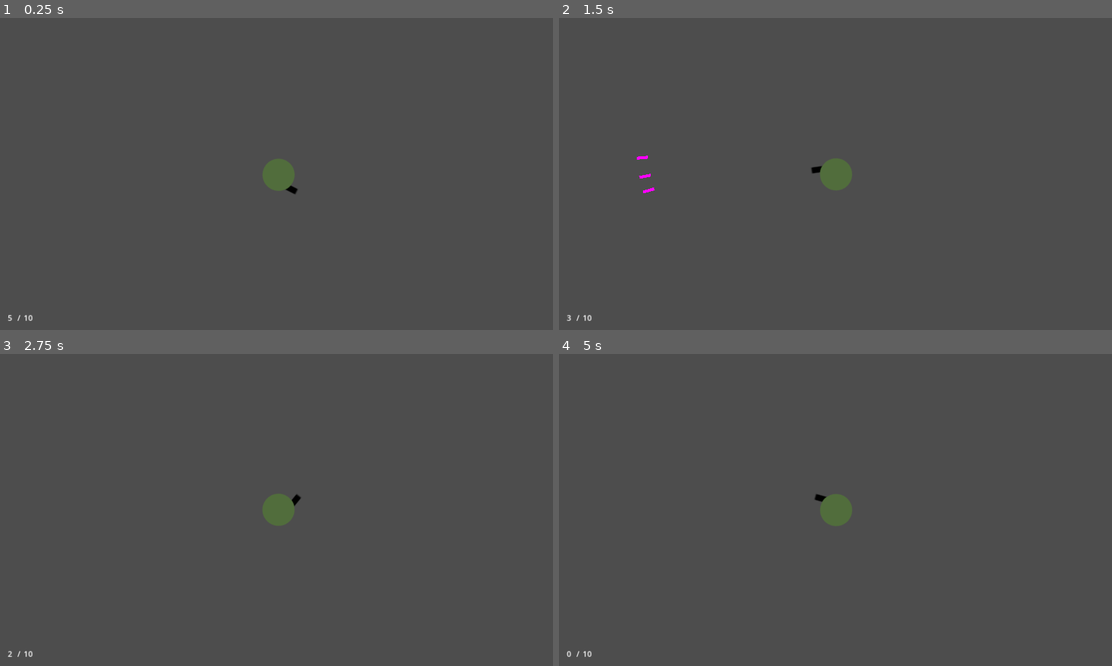
Above: before the commit, frames 1-4 (two rows, left to right).
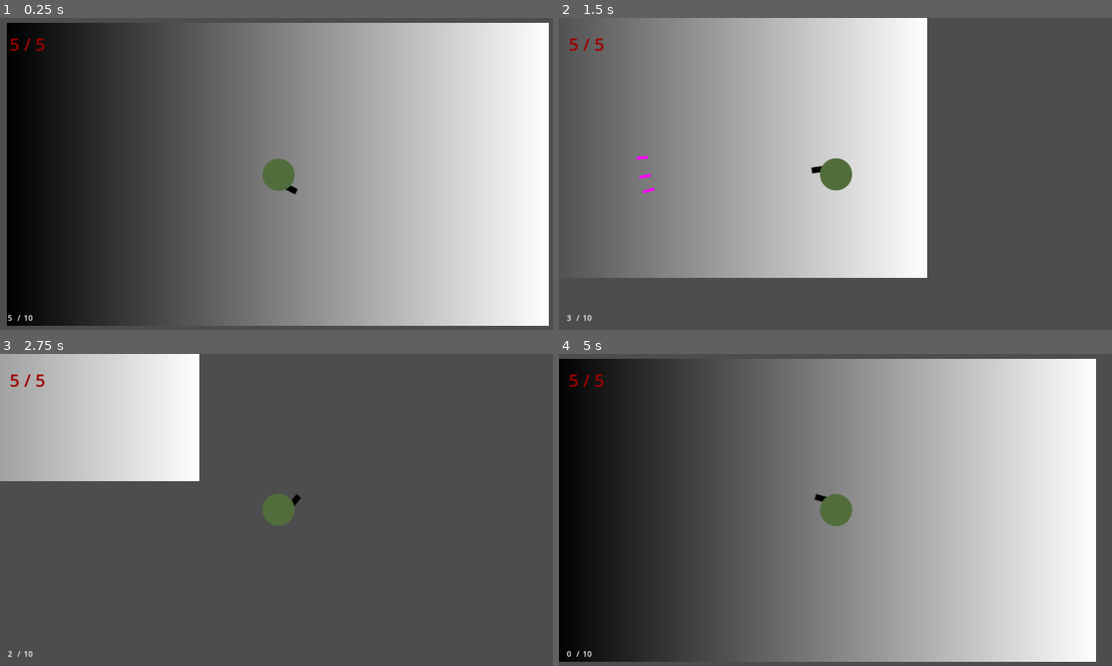
Above: after the commit, the same moments.

Repository: GrandOichii/neon-skies-godot
Game: Godot game, scene res://scenes/root.tscn
Same seed, same stepped clock (60 frames per second), same inputs: the game is played once before the commit and once after it.
Inputs (mouse positions are in pixels of both pictures, inside the frame that each line leads up to):
- Up to frame 1 (0.25 s): no input
- Up to frame 2 (1.5 s): tap Enter at 0.5 s; move the mouse to (957, 158) at 0.52 s; press the mouse at (957, 158) at 0.53 s; hold D (right) 0.53-1.28 s; move the mouse to (724, 189) at 1.27 s; release the mouse at (724, 189) at 1.28 s; hold S (down) from 1.28 s (still down); click (724, 189) at 1.35 s
- Up to frame 3 (2.75 s): move the mouse to (331, 441) at 2.02 s; release S (down) at 2.03 s; press the mouse at (331, 441) at 2.03 s; hold D (right) from 2.03 s (still down)
- Up to frame 4 (5 s): move the mouse to (807, 572) at 2.77 s; release D (right) at 2.78 s; release the mouse at (807, 572) at 2.78 s; hold W (up) 2.78-3.53 s; click (807, 572) at 2.85 s; move the mouse to (1001, 556) at 3.52 s; press the mouse at (1001, 556) at 3.53 s; hold A (left) from 3.53 s (still down); move the mouse to (669, 463) at 4.27 s; release the mouse at (669, 463) at 4.28 s; click (669, 463) at 4.35 s

The runs differ from the first frame. In frame 1, 76% of the frame differs, in the area x 1-100%, y 1-99%; in frame 2, 49%; in frame 3, 15%; in frame 4, 75%.

Commit message:
Added basic health node and player health display

Diff:
--- /dev/null
+++ b/common/Health.gd
@@ -0,0 +1,57 @@
+extends Node
+class_name Health
+
+#
+# signals
+#
+
+signal changed(to: int)
+signal max_changed(to: int)
+signal lost_health(amount: int)
+signal reached_zero()
+
+#
+# exports
+#
+
+@export var initial_value: int
+@export var initial_max: int
+@export var immortal: bool = false
+
+#
+# vars
+#
+
+var health: int :
+	get:
+		return health
+	set(value):
+		var prev = health
+		health = value
+		if health > max_health: health = max_health
+		if health <= 0 and not immortal:
+			health = 0
+			reached_zero.emit()
+		changed.emit(health)
+		if prev > health: lost_health.emit(prev - health);
+
+var max_health: int :
+	get:
+		return max_health
+	set(value):
+		var old = max_health;
+		var diff = value - max_health;
+		max_health = value;
+		if health > max_health: health = max_health;
+		if diff > 0:
+			health += diff;
+
+		max_changed.emit(max_health);
+
+#
+# methods
+#
+
+func _ready():
+	max_health = initial_max
+	health = initial_value
--- /dev/null
+++ b/common/Health.tscn
@@ -0,0 +1,8 @@
+[gd_scene load_steps=2 format=3 uid="uid://deaspur4nhhwy"]
+
+[ext_resource type="Script" path="res://common/Health.gd" id="1_w0vro"]
+
+[node name="Health" type="Node"]
+script = ExtResource("1_w0vro")
+initial_value = 5
+initial_max = 5
--- a/player/Player.tscn
+++ b/player/Player.tscn
@@ -1,10 +1,11 @@
-[gd_scene load_steps=7 format=3 uid="uid://bfuudjqoq0ecq"]
+[gd_scene load_steps=8 format=3 uid="uid://bfuudjqoq0ecq"]
 
 [ext_resource type="Texture2D" uid="uid://vkxcq0dwbq7y" path="res://art/player.png" id="1_0ohj0"]
 [ext_resource type="Script" path="res://player/Player.gd" id="1_4g8ct"]
 [ext_resource type="PackedScene" uid="uid://cgh7skii2sbu" path="res://player/AttackController.tscn" id="3_lt4x6"]
 [ext_resource type="Resource" uid="uid://xwt8g2o1o5le" path="res://resources/guns/PumpAction1.tres" id="4_b7a02"]
 [ext_resource type="Script" path="res://player/ReloadMeter.gd" id="5_q18yv"]
+[ext_resource type="PackedScene" uid="uid://deaspur4nhhwy" path="res://common/Health.tscn" id="6_d1hsl"]
 
 [sub_resource type="CircleShape2D" id="CircleShape2D_mom44"]
 radius = 38.6394
@@ -76,5 +77,7 @@
 grow_vertical = 2
 color = Color(0.176471, 1, 1, 1)
 
+[node name="Health" parent="." instance=ExtResource("6_d1hsl")]
+
 [connection signal="ejected" from="ReloadMeter" to="Sprite/AttackController" method="_on_reload_meter_ejected"]
 [connection signal="reloaded" from="ReloadMeter" to="Sprite/AttackController" method="_on_reload_meter_reloaded"]
--- a/project.godot
+++ b/project.godot
@@ -11,7 +11,7 @@
 [application]
 
 config/name="neon-skies"
-run/main_scene="res://scenes/root.tscn"
+run/main_scene="res://scenes/Root.tscn"
 config/features=PackedStringArray("4.1", "Mobile")
 config/icon="res://icon.svg"
 
--- a/scenes/root.tscn
+++ b/scenes/root.tscn
@@ -1,9 +1,15 @@
-[gd_scene load_steps=4 format=3 uid="uid://p6q12ih3nf8"]
+[gd_scene load_steps=6 format=3 uid="uid://p6q12ih3nf8"]
 
-[ext_resource type="PackedScene" uid="uid://bfuudjqoq0ecq" path="res://player/Player.tscn" id="1_5647x"]
-[ext_resource type="Script" path="res://ui/AmmoCountDisplay.gd" id="1_rtbvn"]
+[ext_resource type="Script" path="res://ui/AmmoCountDisplay.gd" id="1_es5oo"]
+[ext_resource type="PackedScene" uid="uid://bfuudjqoq0ecq" path="res://player/Player.tscn" id="2_3b45f"]
+[ext_resource type="Script" path="res://ui/HealthDisplay.gd" id="2_v3rxo"]
 
-[sub_resource type="PlaceholderTexture2D" id="PlaceholderTexture2D_idtn1"]
+[sub_resource type="Gradient" id="Gradient_p146t"]
+
+[sub_resource type="GradientTexture2D" id="GradientTexture2D_7exxo"]
+gradient = SubResource("Gradient_p146t")
+width = 1124
+height = 629
 
 [node name="Root" type="Node"]
 
@@ -60,12 +66,27 @@
 text = "60"
 horizontal_alignment = 1
 
+[node name="HealthDisplay" type="HBoxContainer" parent="UI/MarginContainer/Control"]
+layout_mode = 1
+offset_right = 80.0
+offset_bottom = 89.0
+theme_override_constants/separation = 10
+script = ExtResource("2_v3rxo")
+
+[node name="HealthTexture" type="TextureRect" parent="UI/MarginContainer/Control/HealthDisplay"]
+layout_mode = 2
+
+[node name="Health" type="Label" parent="UI/MarginContainer/Control/HealthDisplay"]
+unique_name_in_owner = true
+layout_mode = 2
+theme_override_colors/font_color = Color(0.619608, 0, 0, 1)
+theme_override_font_sizes/font_size = 36
+text = "5"
+
 [node name="Floor" type="Sprite2D" parent="."]
-visible = false
-scale = Vector2(1012, 705)
-texture = SubResource("PlaceholderTexture2D_idtn1")
+texture = SubResource("GradientTexture2D_7exxo")
 
-[node name="Player" parent="." instance=ExtResource("1_5647x")]
+[node name="Player" parent="." instance=ExtResource("2_3b45f")]
 speed = 500.0
 
 [node name="AttackController" parent="Player/Sprite" index="0"]
@@ -73,5 +94,7 @@
 
 [connection signal="magazine_ammo_count_changed" from="Player/Sprite/AttackController" to="UI/MarginContainer/Control/Control/AmmoCountDisplay" method="_on_attack_controller_magazine_ammo_count_changed"]
 [connection signal="total_ammo_count_changed" from="Player/Sprite/AttackController" to="UI/MarginContainer/Control/Control/AmmoCountDisplay" method="_on_attack_controller_total_ammo_count_changed"]
+[connection signal="changed" from="Player/Health" to="UI/MarginContainer/Control/HealthDisplay" method="_on_health_changed"]
+[connection signal="max_changed" from="Player/Health" to="UI/MarginContainer/Control/HealthDisplay" method="_on_health_max_changed"]
 
 [editable path="Player"]
--- /dev/null
+++ b/ui/HealthDisplay.gd
@@ -0,0 +1,28 @@
+extends HBoxContainer
+
+#
+# nodse
+#
+
+@onready var health_display: Label = %Health
+
+#
+# vars
+#
+var _value: int
+var _max_value: int
+
+#
+# signal connections
+#
+
+func _on_health_changed(to):
+	_value = to
+	_apply_changes()
+
+func _on_health_max_changed(to):
+	_max_value = to
+	_apply_changes()
+
+func _apply_changes():
+	health_display.text = '' + str(_value) + ' / ' + str(_max_value)
Not shown: 1 places in scenes/root.tscn that only renumber resources
